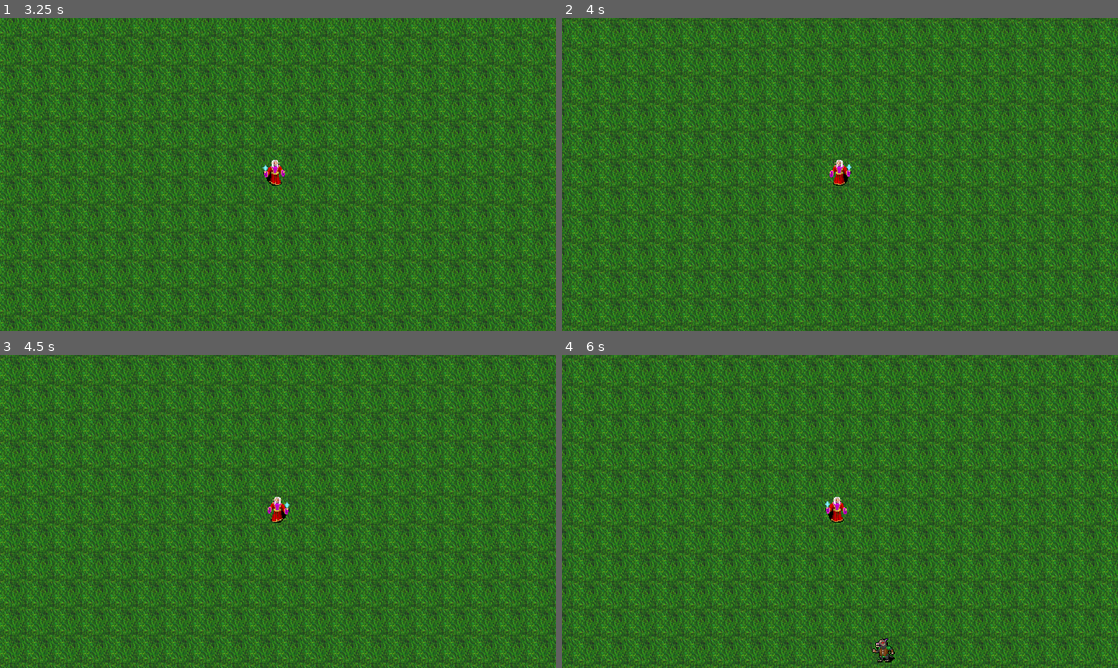
Above: before the commit, frames 1-4 (two rows, left to right).
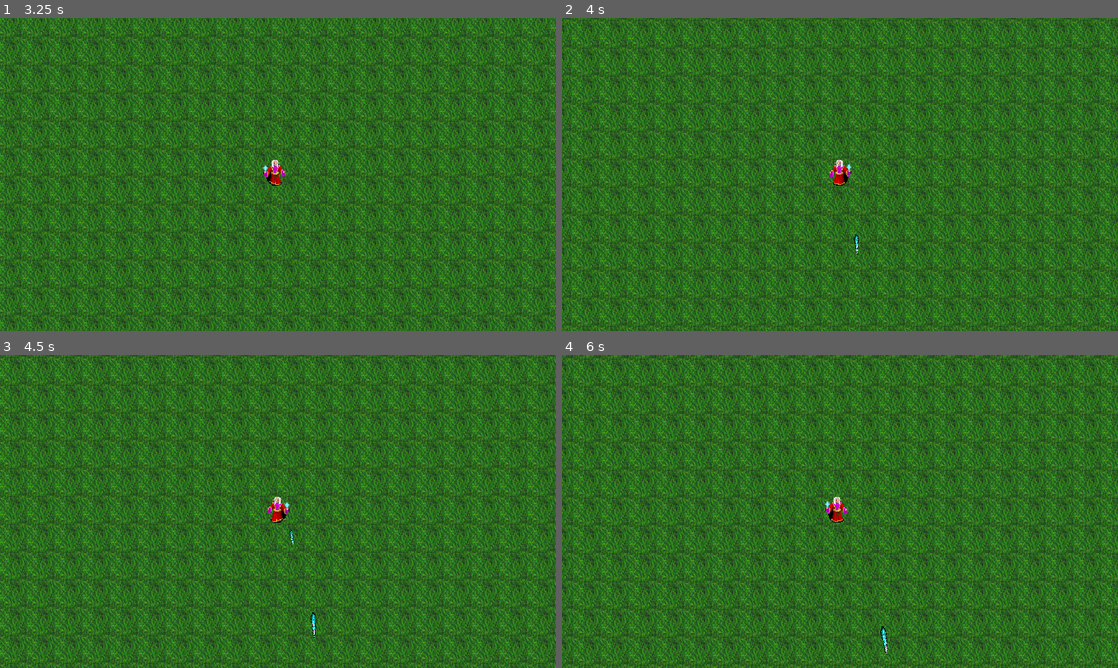
Above: after the commit, the same moments.

Repository: DreamEp/MySurvivorClone
Game: Godot game, scene res://World/world.tscn
Two runs of this game, one before a commit and one after it. Both use one fixed random seed, a clock stepped at 60 frames per second and the inputs below.
Inputs:
- Up to frame 1 (3.25 s): tap Enter at 0.5 s; hold D (right) 0.53-1.28 s; hold S (down) 1.28-2.03 s; hold D (right) 2.03-2.78 s; hold Z (up) from 2.78 s (still down)
- Up to frame 2 (4 s): release Z (up) at 3.53 s; hold Q (left) from 3.53 s (still down)
- Up to frame 3 (4.5 s): keep holding Q (left)
- Up to frame 4 (6 s): release Q (left) at 5.03 s; hold S (down) 5.03-5.78 s; hold D (right) from 5.78 s (still down)

Frame 1 is identical in both runs. In frame 2, less than 0.1% of the frame differs, in the area x 52-54%, y 69-76%; in frame 3, less than 0.1%; in frame 4, 0.2%, in the area x 55-60%, y 86-99%.

Commit message:
add a spell/attack to our player character

Diff:
--- a/Ennemy/ennemy.gd
+++ b/Ennemy/ennemy.gd
@@ -2,7 +2,7 @@
 
 #So we can change the value of the variable directly from the right pannel on ennemy
 @export var movemement_speed = 20.0
-@export var health = 20
+@export var health = 10
 
 #@On ready var gets a value after the nodes are loaded we use onready var to reference nodes
 #Here we take the first node of group player previously created
--- a/Ennemy/ennemy_kobold_character_body_2d.tscn
+++ b/Ennemy/ennemy_kobold_character_body_2d.tscn
@@ -54,6 +54,8 @@
 size = Vector2(17, 25)
 
 [node name="ennemy_kobold_weak_CharacterBody2D" type="CharacterBody2D"]
+collision_layer = 4
+collision_mask = 4
 motion_mode = 1
 script = ExtResource("1_5ptv5")
 
--- /dev/null
+++ b/Player/Attacks/ice_spear_area_2d.gd
@@ -0,0 +1,53 @@
+extends Area2D
+
+var level = 1
+var health = 1
+var attack_speed = 0.7
+var bullet_speed = 100
+var damage = 5
+var knock_amount = 100
+var attack_area = 1.0
+
+var target = Vector2.ZERO
+var angle = Vector2.ZERO
+
+@onready var player = get_tree().get_first_node_in_group("player")
+
+#Actif dès la premiere frame
+func _ready():
+	angle = global_position.direction_to(target) #On recupere l'angle en comparant la global position de l'ice spear avec la target
+	rotation = angle.angle() + deg_to_rad(135) #On set la property rotation de l'ice spear en transforamnt les degré en radiant, par défaut l'ice spear est en -45 donc (-45+135 = 90 = icespear a l'horizontal Vector(1,0))
+	match level:
+		1:
+			health = 2
+			attack_speed = 1
+			bullet_speed = 100
+			damage = 5
+			knock_amount = 100
+			attack_area = 1.0
+		2:
+			health = 1
+			attack_speed = 0.7
+			bullet_speed = 100
+			damage = 6
+			knock_amount = 100
+			attack_area = 1.0
+	#Permet de créer un effet sur le projectile ici
+	var tween = create_tween()
+	#On change la valeur scale du node parent en multipliant un vecteur 1,1 par l'area du projectile est en disant que celui ci grossis en 3 sec, avec un effet ease_out
+	tween.tween_property(self, "scale", Vector2(1,1) * attack_area, 3).set_trans(Tween.TRANS_CUBIC).set_ease(Tween.EASE_OUT)
+	tween.play()
+
+#Décrit la logique de l'ice spear
+func _physics_process(delta):
+	position += angle * bullet_speed * delta
+
+#Décrit la logique lorsqu'on touche un ennemi (pour supprimer l'attaque, si on ne fait pas cette méthode alors l'attaque passe a travers
+func enemy_hit(charge = 1):
+	health -= charge #Si on touche on reduit la "vie' de l'ice spear par 1
+	if health <= 0:
+		queue_free() #la vie est nulle ou inférieur a 0 on supprime l'attaque
+
+#Après 10 secondes on supprime le ice spear (dans le cas ou on miss)
+func _on_timer_timeout():
+	queue_free()
--- /dev/null
+++ b/Player/Attacks/ice_spear_area_2d.tscn
@@ -0,0 +1,37 @@
+[gd_scene load_steps=5 format=3 uid="uid://smrmwrvdupro"]
+
+[ext_resource type="Script" path="res://Player/Attacks/ice_spear_area_2d.gd" id="1_gggbq"]
+[ext_resource type="Texture2D" uid="uid://bdpwlpmjyrulc" path="res://Textures/Items/Weapons/ice_spear.png" id="2_elu8e"]
+[ext_resource type="AudioStream" uid="uid://4urqnsg230me" path="res://Audio/SoundEffect/ice.wav" id="3_kpriy"]
+
+[sub_resource type="RectangleShape2D" id="RectangleShape2D_0wal0"]
+size = Vector2(6.36396, 32.5269)
+
+[node name="IceSpear_Area2D" type="Area2D" groups=["attack"]]
+top_level = true
+scale = Vector2(0.3, 0.3)
+collision_layer = 4
+collision_mask = 0
+script = ExtResource("1_gggbq")
+
+[node name="Sprite2D" type="Sprite2D" parent="."]
+texture = ExtResource("2_elu8e")
+
+[node name="CollisionShape2D" type="CollisionShape2D" parent="."]
+position = Vector2(0.749999, -0.750001)
+rotation = -0.785398
+scale = Vector2(1, 1)
+shape = SubResource("RectangleShape2D_0wal0")
+
+[node name="Timer" type="Timer" parent="."]
+wait_time = 10.0
+one_shot = true
+autostart = true
+
+[node name="snd_play" type="AudioStreamPlayer" parent="."]
+stream = ExtResource("3_kpriy")
+volume_db = -3.0
+pitch_scale = 4.0
+autoplay = true
+
+[connection signal="timeout" from="Timer" to="." method="_on_timer_timeout"]
--- a/Player/player.gd
+++ b/Player/player.gd
@@ -2,6 +2,27 @@
 
 var movement_speed: float = 40.0
 var health = 80
+var attack_speed = 0.1
+
+#Attacks
+var iceSpear = preload("res://Player/Attacks/ice_spear_area_2d.tscn")
+
+#AttacksNodes
+@onready var iceSpearTimer = get_node("%IceSpearTimer")
+@onready var iceSpearAttackTimer = get_node("%IceSpearAttackTimer")
+
+#IceSpear
+var icespear_ammo = 0
+var icespear_baseammo = 2
+var icespear_reloadspeed = 3
+var icespear_level = 1
+
+#Ennemy related
+var enemy_close = []
+
+func _ready():
+	attack()
+
 @onready var sprite2Dplayer = $PlayerSprite2D #Ici on peut faire référence a notre sprite2D du personnage pour faire l'annimation
 @onready var walkTimer = get_node("%walkTimer") #Ici on fait référence a notre walkTimer d'une manière différente, permet notamment d'être path sensitive
 
@@ -30,6 +51,12 @@
 	velocity = move.normalized()*movement_speed #Définit la physique du mouvement, la vitesse etc | Normalized permet de se déplacer de la meme vitesse en diagonale sinon on serait plus rapide
 	move_and_slide() #Interprete le tout pour bouger | utilise delta par défaut
 
+func attack():
+	if icespear_level > 0:
+		iceSpearTimer.wait_time = icespear_reloadspeed
+		if iceSpearTimer.is_stopped():
+			iceSpearTimer.start()
+
 #Function nécéssaire pour que Godot interprete la physique du personnage
 #Run automatique toutes les 1/60 seconds | delta = une seconde/frame rate (permet de se déplacer aussi rapidement selon le frame rate)
 func _physics_process(_delta):
@@ -38,3 +65,38 @@
 func _on_hurt_box_hurt(damage):
 	health -= damage
 	print("hp : " + str(health) + " | damage : " + str(damage))
+
+#Chargement des munitions
+func _on_ice_spear_timer_timeout():
+	icespear_ammo += icespear_baseammo
+	iceSpearAttackTimer.start()
+
+#Timer entre chaques tir
+func _on_ice_spear_attack_timer_timeout():
+	if icespear_ammo > 0:
+		var icespear_attack = iceSpear.instantiate()
+		icespear_attack.position = position #On utilise la position relative au parent car on shoot directement depuis le joueur pas besoins de global pos
+		icespear_attack.target = get_random_target()
+		icespear_attack.level = icespear_level
+		add_child(icespear_attack)
+		iceSpearAttackTimer.wait_time = icespear_attack.attack_speed * (1-attack_speed)
+		print("After adding child | player attack_speed %s, icespear base attack_speed %s, final attack speed for that attack %s" % [attack_speed, icespear_attack.attack_speed, iceSpearAttackTimer.wait_time])
+		icespear_ammo -= 1 #On enlève une munition
+		if icespear_ammo > 0:
+			iceSpearAttackTimer.start()
+		else:
+			iceSpearAttackTimer.stop()
+
+func get_random_target():
+	if enemy_close.size() > 0: #Si on a au moins un ennemi proche
+		return enemy_close.pick_random().global_position #On retourne la position global d'un ennemi random sur lequel tiré
+	else:
+		return Vector2.UP
+
+func _on_enemy_detection_area_area_2d_body_entered(body):
+	if not enemy_close.has(body):
+		enemy_close.append(body) #On ajoute l'ennemi dans la liste a atteindre
+
+func _on_enemy_detection_area_area_2d_body_exited(body):
+	if enemy_close.has(body):
+		enemy_close.erase(body) #On supprime le body de la liste quand il est présent dans la liste et s'en va de la close area
--- a/Player/player.tscn
+++ b/Player/player.tscn
@@ -10,6 +10,9 @@
 
 [sub_resource type="RectangleShape2D" id="RectangleShape2D_2f1be"]
 size = Vector2(12, 24)
+
+[sub_resource type="CircleShape2D" id="CircleShape2D_3v5ie"]
+radius = 368.23
 
 [node name="Player_CharacterBody2D" type="CharacterBody2D" groups=["player"]]
 motion_mode = 1
@@ -43,6 +46,28 @@
 position = Vector2(0, -1)
 shape = SubResource("RectangleShape2D_2f1be")
 
+[node name="Attacks_Node2D" type="Node2D" parent="."]
+
+[node name="IceSpearTimer" type="Timer" parent="Attacks_Node2D"]
+unique_name_in_owner = true
+wait_time = 1.5
+
+[node name="IceSpearAttackTimer" type="Timer" parent="Attacks_Node2D/IceSpearTimer"]
+unique_name_in_owner = true
+wait_time = 0.25
+
+[node name="EnemyDetectionArea_Area2D" type="Area2D" parent="."]
+collision_layer = 4
+collision_mask = 4
+monitorable = false
+
+[node name="CollisionShape2D" type="CollisionShape2D" parent="EnemyDetectionArea_Area2D"]
+shape = SubResource("CircleShape2D_3v5ie")
+
 [connection signal="hurt" from="HurtBox" to="." method="_on_hurt_box_hurt"]
+[connection signal="timeout" from="Attacks_Node2D/IceSpearTimer" to="." method="_on_ice_spear_timer_timeout"]
+[connection signal="timeout" from="Attacks_Node2D/IceSpearTimer/IceSpearAttackTimer" to="." method="_on_ice_spear_attack_timer_timeout"]
+[connection signal="body_entered" from="EnemyDetectionArea_Area2D" to="." method="_on_enemy_detection_area_area_2d_body_entered"]
+[connection signal="body_exited" from="EnemyDetectionArea_Area2D" to="." method="_on_enemy_detection_area_area_2d_body_exited"]
 
 [editable path="HurtBox"]
--- a/Utility/enemy_spawner.gd
+++ b/Utility/enemy_spawner.gd
@@ -14,7 +14,7 @@
 				i.spawn_delay_counter += 1
 			else:
 				i.spawn_delay_counter = 0 #Sinon on reset le délai de spawn
-				var new_ennemy = load(str(i.ennemy.resource_path)) #On récupère le nouvel ennemi en récupérant le path de la variable ennemi dans les spawn_info de celui-ci
+				var new_ennemy = i.ennemy #On récupère le nouvel ennemi en récupérant le path de la variable ennemi dans les spawn_info de celui-ci
 				var counter = 0
 				while counter < i.enemy_num: #Tant qu'on a pas le nombre d'ennemi qu'on veut
 					var ennemy_spawn = new_ennemy.instantiate() #On fait instancie des spawns d'ennemis jusqu'a avoir le nombre voulu
@@ -24,7 +24,7 @@
 
 #Création d'une fonction custom pour set une random position pour nos ennemies
 func get_random_position():
-	var vpr = get_viewport_rect().size * randf_range(1.1, 1.4) #vpr = ViewPort Rect, on ne veut pas récupérer les côté du screen mais un peu de marge
+	var vpr = get_viewport_rect().size * randf_range(1.1, 1.4) #vpr = ViewPort Rect, on ne veut pas récupérer les côté du screen (pov) mais un peu de marge
 	var top_left = Vector2(player.global_position.x - vpr.x/2, player.global_position.y - vpr.y/2)
 	var top_right = Vector2(player.global_position.x + vpr.x/2, player.global_position.y - vpr.y/2)
 	var bottom_left = Vector2(player.global_position.x - vpr.x/2, player.global_position.y + vpr.y/2)
--- a/Utility/hurt_box.gd
+++ b/Utility/hurt_box.gd
@@ -7,10 +7,11 @@
 
 signal hurt(damage) #On crée notre propre signal custom qui prend des dommage en argument
 
-#Ici on essaie de détecter si la hitbox((area) entre dans la hurtbox
-func _on_area_entered(area):
-	if area.is_in_group("attack"):
-		if not area.get("damage") == null: #On regarde si notre variable area a la variable damage
+#Ici on essaie de détecter si la hitbox(area) entre dans la hurtbox
+#area = ce qui entre dans l'area
+func _on_area_entered(area_entering):
+	if area_entering.is_in_group("attack"):
+		if not area_entering.get("damage") == null: #On regarde si notre variable area a la variable damage
 			match HurtBoxType:
 				0: #Cooldown
 					collision.call_deferred("set", "disabled", true) #On set notre shape2D a disabled
@@ -18,10 +19,12 @@
 				1: #HitOnce
 					pass
 				2: #DisableHitBox
-					if area.has_method("tempdisable"): #On check si hit_box a bien une méthode tempdisable
-						area.tempdisable()
-			var damage = area.damage
+					if area_entering.has_method("tempdisable"): #On check si hit_box a bien une méthode tempdisable
+						area_entering.tempdisable()
+			var damage = area_entering.damage
 			emit_signal("hurt", damage) #Ici on émet notre signal custom avec les dommages, dans notre cas lorsque on entre dans la zone hurtbox
+			if area_entering.has_method("enemy_hit"): #Si la personne/projectile qui entre dans l'area a une méthode ennemy hit
+				area_entering.enemy_hit(1) #On call cette méthode
 
 func _on_disable_timer_timeout():
 	collision.call_deferred("set", "disabled", false) #Here we set our Shape2D as disabled
Not shown: 1 places in Player/player.tscn that only renumber resources
Not shown, changed: README.md
